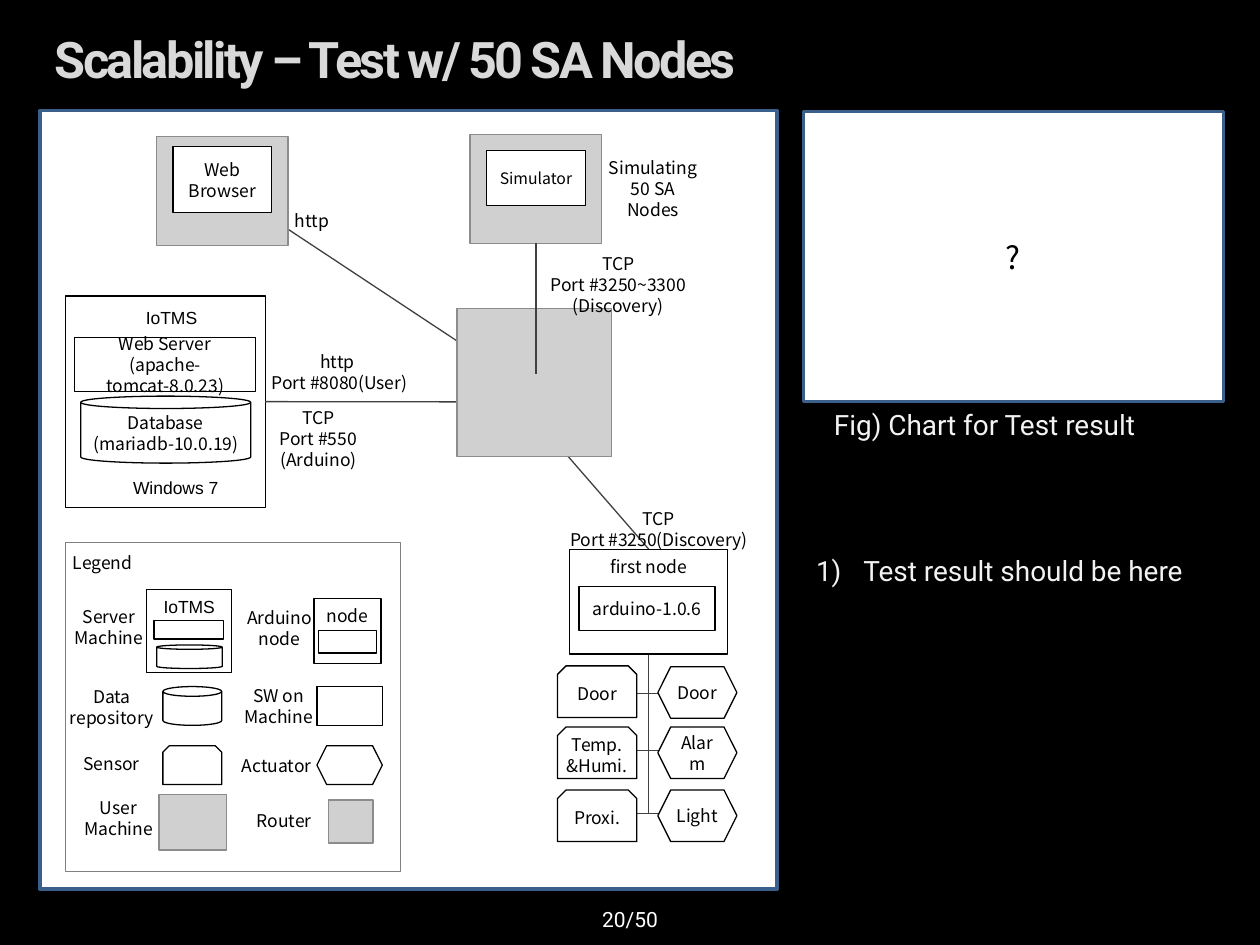
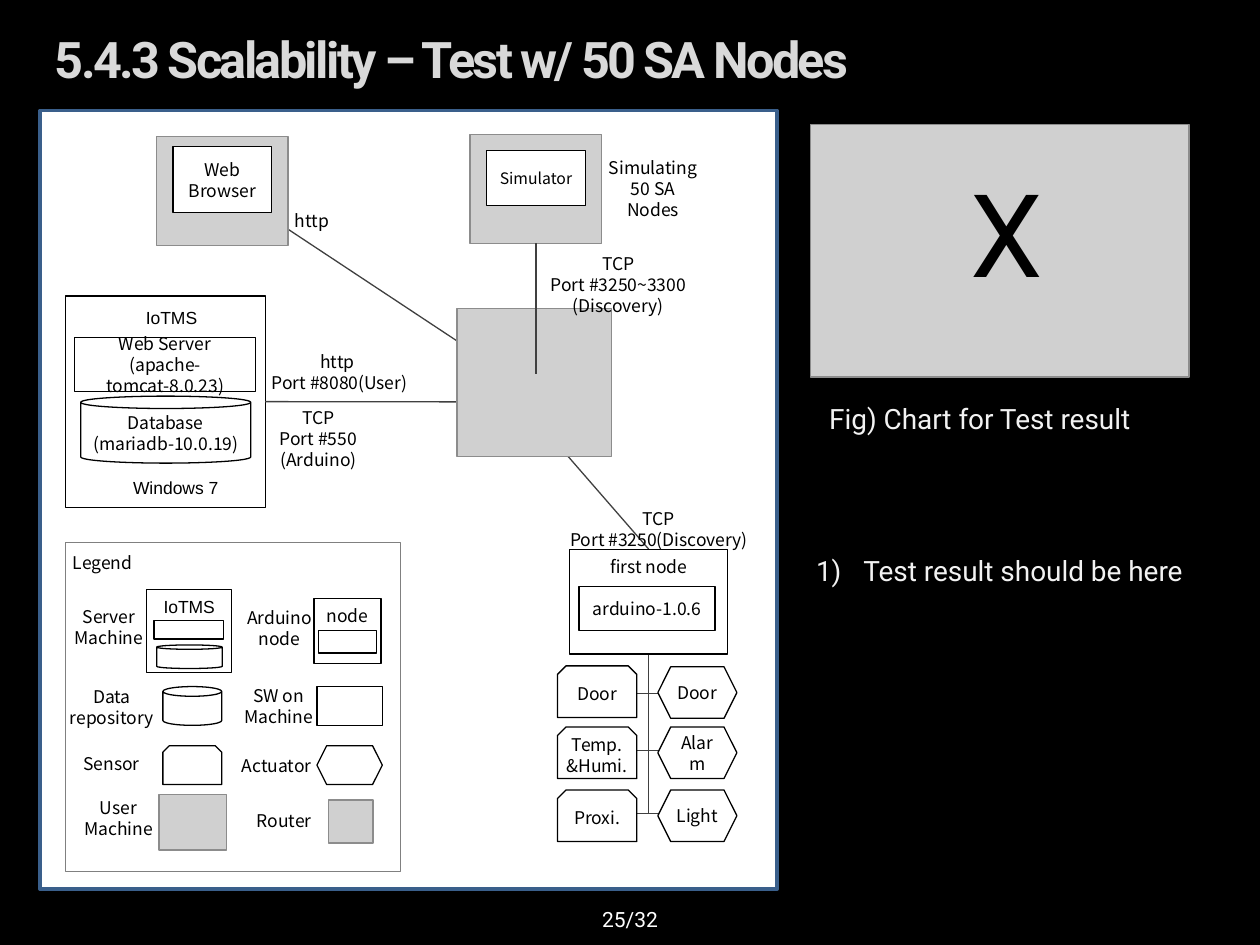
Before and after one commit to youkkwon/smarthome, a slide deck: slide 25 of doc/Docs/IoT System Final Presentation_0624.pptx (slide 20 before the commit). Drawn at 1260x945 pixels with LibreOffice and Linux fonts; fonts in the diff are those of the drawing; grey boxes stand for pictures; background and template pictures are left out. Boxes give left, top, right and bottom in pixels: in the first picture for what was removed or moved away, otherwise in the second. Text is boxed around its words. In the diff, an @@ line names an element or a change of style, - is before the commit and + after.

```diff
--- a/doc/Docs/IoT System Final Presentation_0624.pptx
+++ b/doc/Docs/IoT System Final Presentation_0624.pptx
@@ title at (55, 40, 848, 89): text changed @@
-Scalability – Test w/ 50 SA Nodes
+5.4.3 Scalability – Test w/ 50 SA Nodes
@@ rectangle removed at (804, 112, 1223, 402) @@
-?
@@ picture added at (810, 125, 1189, 377) @@
@@ text added at (970, 195, 1042, 277), 66 pt, text #000000 @@
+X
@@ text "Fig) Chart for Test result": place and size @@
-text "Fig) Chart for Test result" at (834, 413, 1135, 441)
+text "Fig) Chart for Test result" at (829, 406, 1131, 435)
@@ page number at (602, 912, 658, 929): text changed @@
-20/50
+25/32
```
Also in this commit, not shown: 17 other slides changed, 9 slides added.
